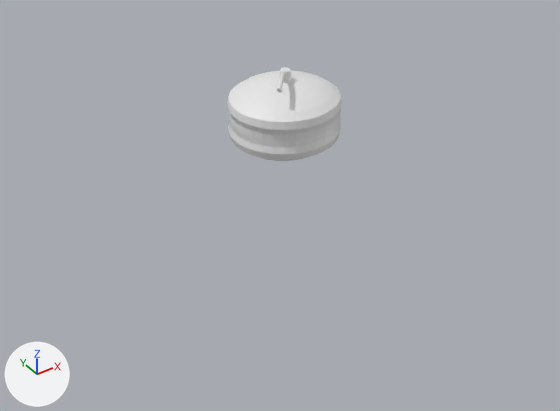
Two versions of the Blender file assets/Models/newtpl_box_1.blend, one commit apart.
Rendered twice from a camera (50 mm lens) standing at (-1.82, -2.74, 1.68) and looking at (-0.1, -0.2, -0.43). The axes (+X, +Y, +Z) are drawn at lower left. The lights are the same throughout.

The older version as bpy lines, for what is in view:
```python
me_cylinder_001 = bpy.data.meshes.new('Cylinder.001')
me_cylinder_001.from_pydata(...)  # 1088 vertices, 1058 faces; spans x -3.94..8.14, y -3.44..7.86, z -1.37..0.17
me_cylinder_002 = bpy.data.meshes.new('Cylinder.002')
me_cylinder_002.from_pydata(...)  # a 32-sided cylinder along z spanning x -1.0..1.0, y -1.0..1.0, z -1.0..1.0
me_sphere_004 = bpy.data.meshes.new('Sphere.004')
me_sphere_004.from_pydata(...)  # 482 vertices, 512 faces; spans x -0.86..0.86, y -0.86..0.86, z -0.83..1.0
ob_cylinder = bpy.data.objects.new('Cylinder', me_cylinder_001)
ob_cylinder.location = (-0.034, -0.148, 0.172)
ob_cylinder.rotation_euler = (3.48, 0.446, -1.595)  # degrees (199, 26, -91)
ob_cylinder.scale = (0.0122, 0.0101, 0.0984)
ob_cylinder_001 = bpy.data.objects.new('Cylinder.001', me_cylinder_002)
ob_cylinder_001.location = (-0.008, -0.116, 0.155)
ob_cylinder_001.scale = (0.0225, 0.0242, 0.0661)
ob_sphere = bpy.data.objects.new('Sphere', me_sphere_004)
ob_sphere.location = (-0.009, -0.113, -0.002)
ob_sphere.scale = (0.31, 0.298, 0.172)
_m = ob_sphere.modifiers.new('Curve', 'CURVE')
```
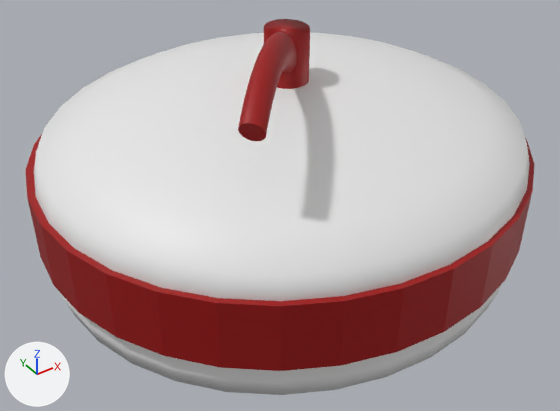
Where the newer file only moved an object's origin or applied its transform, the numbers keep the older frame.

Diff of the bpy script that builds the scene:
```diff
--- a/assets/Models/newtpl_box_1.blend.py
+++ b/assets/Models/newtpl_box_1.blend.py
@@ mat_material_002 @@
+mat_material_002 = principled_material('Material.002')
+mat_material_002.base_color = (0.344, 0.0, 0.0)  # red #9e0000
@@ me_cylinder_001 @@
 me_cylinder_001.from_pydata(...)  # 1088 vertices, 1058 faces; spans x -3.94..8.14, y -3.44..7.86, z -1.37..0.17
 # used by ob_cylinder; location = (-0.034, -0.148, 0.172); rotation_euler = (3.48, 0.446, -1.595), in degrees (199, 26, -91); scale = (0.0122, 0.0101, 0.0984)
+# me_cylinder_001 part 1: the whole mesh is multiplied about its middle by the matrix ((4.413, 0.0, 0.0), (0.0, 4.413, 0.0), (0.0, 0.0, 4.413)), then moved by (13.54, 12.14, -2.77)
@@ me_cylinder_005 @@
+me_cylinder_005.from_pydata(...)  # a 32-sided cylinder along z spanning x -1.0..1.0, y -1.0..1.0, z -1.0..1.0
+me_cylinder_005.materials.append(mat_material_002)  # red #9e0000
@@ ob_cylinder_001 @@
 ob_cylinder_001 = bpy.data.objects.new('Cylinder.001', me_cylinder_002)
-ob_cylinder_001.location = (-0.008, -0.116, 0.155)
-ob_cylinder_001.scale = (0.0225, 0.0242, 0.0661)
+ob_cylinder_001.location = (0.021, -0.083, 0.108)
+ob_cylinder_001.scale = (0.0991, 0.107, 0.292)
@@ ob_sphere @@
 ob_sphere = bpy.data.objects.new('Sphere', me_sphere_004)
-ob_sphere.location = (-0.009, -0.113, -0.002)
-ob_sphere.scale = (0.31, 0.298, 0.172)
+ob_sphere.location = (0.018, -0.07, -0.384)
+ob_sphere.scale = (1.37, 1.31, 0.558)
 _m = ob_sphere.modifiers.new('Curve', 'CURVE')
@@ ob_cylinder_002 @@
+ob_cylinder_002 = bpy.data.objects.new('Cylinder.002', me_cylinder_005)
+ob_cylinder_002.location = (0.013, -0.056, -0.348)
+ob_cylinder_002.scale = (1.19, 1.16, 0.164)
```

Where the change shows, as pixel boxes [x1, y1, x2, y2] in the pictures (560 x 411 px):
'Sphere', moved, rescaled (328% wider, 296% taller)
    before: [227, 70, 342, 161]
    after: [34, 32, 530, 395]
'Cylinder.002', added (red)
    after: [25, 134, 535, 371]
'Cylinder', reshaped (400% wider, 400% taller)
    before: [277, 71, 288, 92]
    after: [238, 32, 297, 141]
'Cylinder.001', moved, rescaled
    before: [280, 67, 291, 83]
    after: [264, 19, 310, 89]
